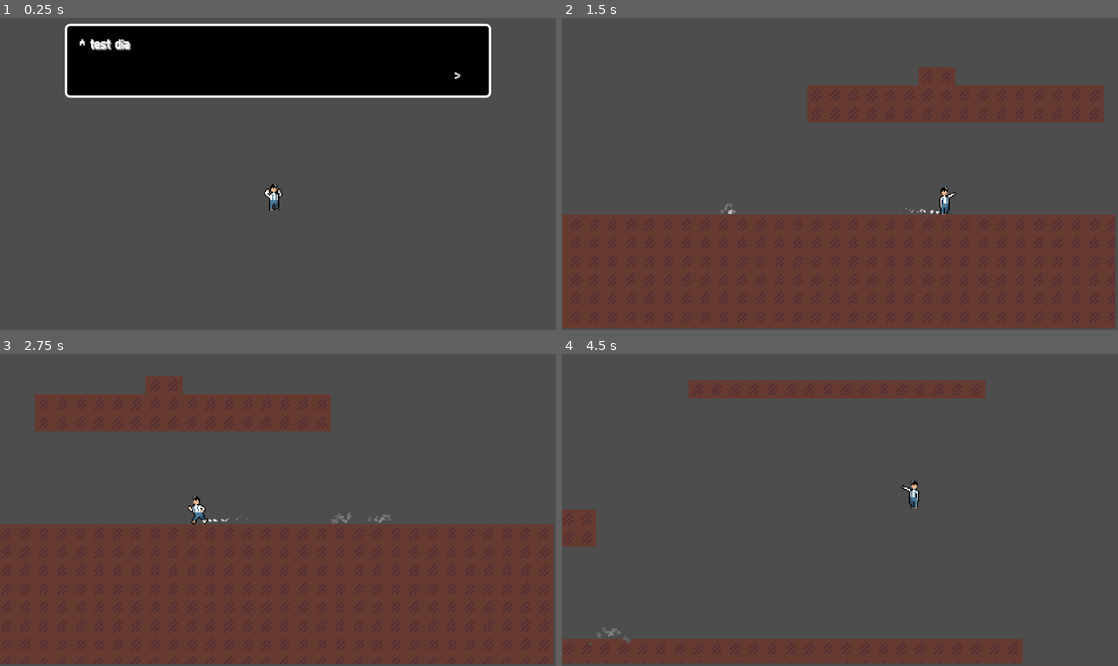
Above: before the commit, frames 1-4 (two rows, left to right).
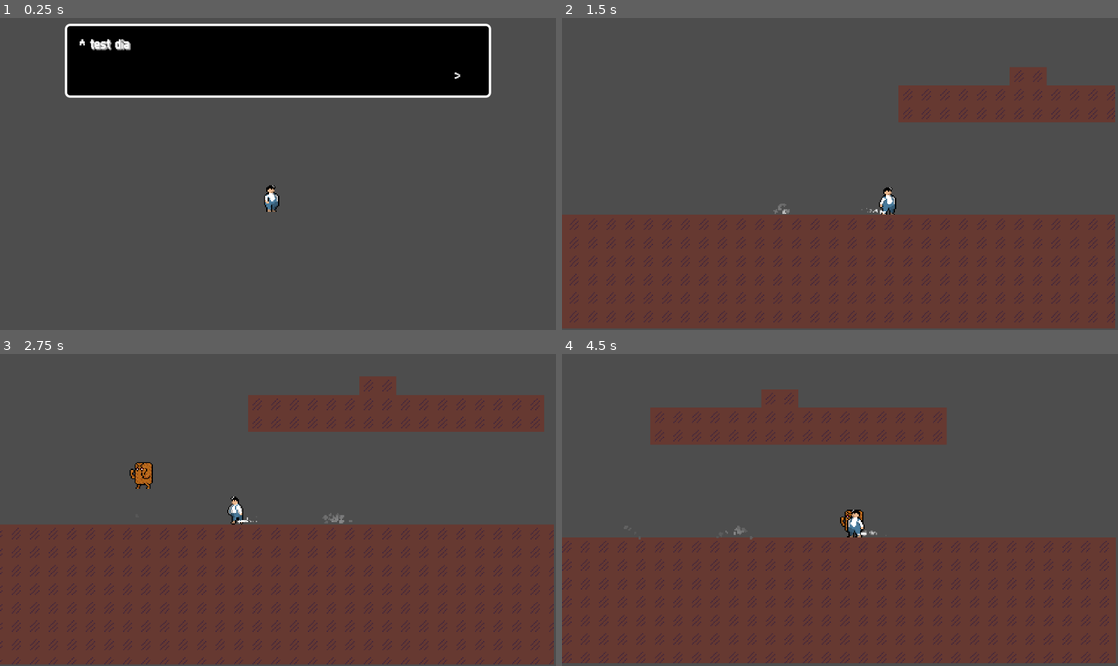
Above: after the commit, the same moments.

Repository: tixvage/bgj25.2
Game: Godot game, scene res://scenes/main.tscn
Same seed, same stepped clock (60 frames per second), same inputs: the game is played once before the commit and once after it. The engine's default icon, where the game draws it, is replaced by a stand-in: a white triangle on a blue panel in a dark square. Sound files missing from this copy of the repository are replaced by a short silence.
Inputs (mouse positions are in pixels of both pictures, inside the frame that each line leads up to):
- Up to frame 1 (0.25 s): no input
- Up to frame 2 (1.5 s): move the mouse to (962, 158) at 0.52 s; hold D (move_right) from 0.53 s (still down); click (962, 158) at 0.6 s; tap W (move_up) at 0.77 s; move the mouse to (728, 189) at 1.27 s; click (728, 189) at 1.35 s
- Up to frame 3 (2.75 s): tap W (move_up) at 1.52 s; move the mouse to (333, 441) at 2.02 s; release D (move_right) at 2.03 s; hold A (move_left) from 2.03 s (still down); click (333, 441) at 2.1 s
- Up to frame 4 (4.5 s): move the mouse to (812, 572) at 2.77 s; release A (move_left) at 2.78 s; hold D (move_right) 2.78-4.28 s; click (812, 572) at 2.85 s; tap W (move_up) at 3.02, 3.77 s; move the mouse to (1006, 556) at 3.52 s; click (1006, 556) at 3.6 s; move the mouse to (673, 463) at 4.27 s; hold A (move_left) from 4.28 s (still down); click (673, 463) at 4.35 s

The runs differ from the first frame. In frame 1, 0.2% of the frame differs, in the area x 47-51%, y 53-63%; in frame 2, 6.9%; in frame 3, 15%; in frame 4, 45%, in the area x 0-100%, y 8-100%.

Commit message:
combat tweaks

Diff:
--- /dev/null
+++ b/particles/blood.tscn
@@ -0,0 +1,27 @@
+[gd_scene load_steps=3 format=3 uid="uid://dslcutixyex48"]
+
+[ext_resource type="Texture2D" uid="uid://d3whcce765157" path="res://assets/sprite/blood.png" id="1_aas14"]
+
+[sub_resource type="Curve" id="Curve_ap6w7"]
+_data = [Vector2(0.00328948, 1), 0.0, 0.0, 0, 0, Vector2(0.960526, 0.515313), 0.0, 0.0, 0, 0]
+point_count = 2
+
+[node name="Blood" type="CPUParticles2D"]
+z_index = 50
+z_as_relative = false
+emitting = false
+amount = 16
+texture = ExtResource("1_aas14")
+lifetime = 0.2
+one_shot = true
+explosiveness = 1.0
+spread = 25.0
+gravity = Vector2(0, 100)
+initial_velocity_min = 1.0
+initial_velocity_max = 200.0
+angle_min = -180.0
+angle_max = 180.0
+scale_amount_min = 0.1
+scale_amount_max = 0.3
+scale_amount_curve = SubResource("Curve_ap6w7")
+color = Color(0.877346, 3.87453e-06, 1.2514e-06, 1)
--- a/scenes/demo_world.tscn
+++ b/scenes/demo_world.tscn
@@ -10,9 +10,11 @@
 [ext_resource type="PackedScene" uid="uid://bqwybcstswvf5" path="res://particles/explosion.tscn" id="4_qtveh"]
 [ext_resource type="Script" uid="uid://beq2ccoyulos6" path="res://scripts/camera.gd" id="4_tccpi"]
 [ext_resource type="PackedScene" uid="uid://c8acbe161127y" path="res://particles/jump_end.tscn" id="5_ll1pc"]
+[ext_resource type="PackedScene" uid="uid://dslcutixyex48" path="res://particles/blood.tscn" id="6_ui73o"]
 [ext_resource type="PackedScene" uid="uid://bfxyd2q71orbl" path="res://scenes/enemy_lotus.tscn" id="7_1464v"]
 [ext_resource type="Texture2D" uid="uid://umdvyh0mljrl" path="res://assets/sprite/biscuithunter123mitani-sheet.png" id="8_4qpdp"]
 [ext_resource type="PackedScene" uid="uid://f8k4ilqwn418" path="res://particles/move.tscn" id="11_33be7"]
+[ext_resource type="Shader" uid="uid://wykxxfv30sal" path="res://shaders/flash.gdshader" id="13_jgk0q"]
 
 [sub_resource type="TileSetAtlasSource" id="TileSetAtlasSource_tccpi"]
 texture = ExtResource("1_25m8j")
@@ -101,6 +103,12 @@
 scene = ExtResource("5_ll1pc")
 metadata/_custom_type_script = "uid://oovhr5r2b6c5"
 
+[sub_resource type="Resource" id="Resource_jgk0q"]
+script = ExtResource("3_cwcxc")
+type = 3
+scene = ExtResource("6_ui73o")
+metadata/_custom_type_script = "uid://oovhr5r2b6c5"
+
 [sub_resource type="Resource" id="Resource_25m8j"]
 script = ExtResource("2_70cc3")
 move_speed = 300.0
@@ -134,6 +142,14 @@
 [sub_resource type="RectangleShape2D" id="RectangleShape2D_1464v"]
 size = Vector2(30, 10)
 
+[sub_resource type="ShaderMaterial" id="ShaderMaterial_ll1pc"]
+resource_local_to_scene = true
+shader = ExtResource("13_jgk0q")
+shader_parameter/flash_light = Vector4(1, 1, 1, 1)
+shader_parameter/flash_amount = 0.0
+shader_parameter/line_color = Vector4(1, 1, 1, 1)
+shader_parameter/line_scale = 0.0
+
 [sub_resource type="AtlasTexture" id="AtlasTexture_n31jq"]
 atlas = ExtResource("8_4qpdp")
 region = Rect2(0, 408, 24, 24)
@@ -666,7 +682,7 @@
 [node name="ParticleSpawner" type="Node2D" parent="." node_paths=PackedStringArray("pool")]
 script = ExtResource("2_n31jq")
 pool = NodePath("../ParticlePool")
-particles = Array[ExtResource("3_cwcxc")]([SubResource("Resource_qtveh"), SubResource("Resource_33be7")])
+particles = Array[ExtResource("3_cwcxc")]([SubResource("Resource_qtveh"), SubResource("Resource_33be7"), SubResource("Resource_jgk0q")])
 
 [node name="EnemyPool" type="Node2D" parent="."]
 
@@ -704,9 +720,6 @@
 collision_layer = 2
 script = ExtResource("1_hym41")
 player_datas = Array[ExtResource("2_70cc3")]([SubResource("Resource_25m8j"), SubResource("Resource_4qpdp"), SubResource("Resource_n31jq")])
-ground_accel = null
-air_accel = null
-coyote_time = null
 
 [node name="Root" type="Node2D" parent="Player"]
 
@@ -727,6 +740,7 @@
 shape = SubResource("RectangleShape2D_1464v")
 
 [node name="AnimatedSprite2D" type="AnimatedSprite2D" parent="Player/Root"]
+material = SubResource("ShaderMaterial_ll1pc")
 sprite_frames = SubResource("SpriteFrames_1464v")
 animation = &"run_1"
 
@@ -744,6 +758,10 @@
 
 [node name="GhostSpawnTimer" type="Timer" parent="Player"]
 wait_time = 0.02
+
+[node name="ShaderTimer" type="Timer" parent="Player"]
+wait_time = 0.1
+one_shot = true
 
 [node name="Body" type="Area2D" parent="Player" groups=["Player"]]
 
@@ -753,3 +771,4 @@
 [connection signal="animation_changed" from="Player/Root/AnimatedSprite2D" to="Player" method="_on_animated_sprite_2d_animation_changed"]
 [connection signal="animation_finished" from="Player/Root/AnimatedSprite2D" to="Player" method="_on_animated_sprite_2d_animation_finished"]
 [connection signal="timeout" from="Player/GhostSpawnTimer" to="Player" method="_on_ghost_spawn_timer_timeout"]
+[connection signal="timeout" from="Player/ShaderTimer" to="Player" method="_on_shader_timer_timeout"]
--- a/scenes/enemy_bandim.tscn
+++ b/scenes/enemy_bandim.tscn
@@ -9,6 +9,7 @@
 script = ExtResource("2_78ggm")
 type = 1
 xp_gain = 20
+xp_steal = 0.0
 metadata/_custom_type_script = "uid://cper3rsha37eo"
 
 [sub_resource type="RectangleShape2D" id="RectangleShape2D_nq4ng"]
--- a/scenes/enemy_lotus.tscn
+++ b/scenes/enemy_lotus.tscn
@@ -9,6 +9,7 @@
 script = ExtResource("2_gqwvd")
 type = 0
 xp_gain = 20
+xp_steal = 0.0
 metadata/_custom_type_script = "uid://cper3rsha37eo"
 
 [sub_resource type="RectangleShape2D" id="RectangleShape2D_1464v"]
@@ -230,6 +231,9 @@
 [node name="CollisionShape2D" type="CollisionShape2D" parent="Root/Hand"]
 shape = SubResource("RectangleShape2D_ocnnu")
 
+[node name="BloodMarker" type="Marker2D" parent="Root/Hand"]
+position = Vector2(-1, -6)
+
 [connection signal="timeout" from="FlashTimer" to="." method="_on_flash_timer_timeout"]
 [connection signal="area_exited" from="PlayeerChaseExitArea" to="." method="_on_player_chase_exit_area_area_exited"]
 [connection signal="area_entered" from="PlayerChaseArea" to="." method="_on_player_chase_area_area_entered"]
--- a/scenes/main.tscn
+++ b/scenes/main.tscn
@@ -51,17 +51,27 @@
 type = 3
 sound_effect = ExtResource("7_a8y0u")
 volume = -10
-pitch_scale = 1.0
+pitch_scale = 3.0
 pitch_randomness = 0.3
 metadata/_custom_type_script = "uid://d5tjmlelqgaf"
 
 [sub_resource type="Resource" id="Resource_jbj1t"]
 script = ExtResource("3_sugp2")
 limit = 5
+type = 5
+sound_effect = ExtResource("7_a8y0u")
+volume = -15
+pitch_scale = 4.0
+pitch_randomness = 0.0
+metadata/_custom_type_script = "uid://d5tjmlelqgaf"
+
+[sub_resource type="Resource" id="Resource_muem4"]
+script = ExtResource("3_sugp2")
+limit = 5
 type = 4
 sound_effect = ExtResource("7_a8y0u")
 volume = -10
-pitch_scale = 3.0
+pitch_scale = 1.0
 pitch_randomness = 0.0
 metadata/_custom_type_script = "uid://d5tjmlelqgaf"
 
@@ -76,7 +86,7 @@
 
 [node name="AudioManager" type="Node" parent="."]
 script = ExtResource("2_0wfyh")
-sound_effects = Array[ExtResource("3_sugp2")]([SubResource("Resource_jyhfs"), SubResource("Resource_ya4ey"), SubResource("Resource_a8y0u"), SubResource("Resource_jkv2x"), SubResource("Resource_jbj1t")])
+sound_effects = Array[ExtResource("3_sugp2")]([SubResource("Resource_jyhfs"), SubResource("Resource_ya4ey"), SubResource("Resource_a8y0u"), SubResource("Resource_jkv2x"), SubResource("Resource_jbj1t"), SubResource("Resource_muem4")])
 
 [node name="WindowManager" type="Node" parent="."]
 script = ExtResource("5_tbgi4")
--- a/scripts/enemy_lotus.gd
+++ b/scripts/enemy_lotus.gd
@@ -18,7 +18,9 @@
 const KNOCKBACK_FORCE_Y: float = -30.0
 const KNOCKBACK_TIME: float = 0.7
 const IDLE_TIME: float = 1.0
-const HIT_TIME: float = 1.0
+const HIT_ANIM_TIME: float = 1.0
+const HIT_TIME: float = HIT_ANIM_TIME / 5.0
+const MAX_HIT: float = 10.0
 const MAX_CHASE_BEFORE_ESCAPE: int = 3
 
 var accel: float = 200.0
@@ -31,6 +33,7 @@
 var need_new_target: bool = true
 var skipped_possible_jump: bool = false
 var idle_timer: float = IDLE_TIME
+var hit_anim_timer: float = HIT_ANIM_TIME
 var hit_timer: float = HIT_TIME
 var player_offset: float = 0.0
 var first_chase: bool = true
@@ -44,6 +47,7 @@
 @onready var optional_jump_ray: RayCast2D = $Root/OptionalJumpRay
 @onready var head_ray: RayCast2D = $Root/HeadRay
 @onready var hand: Area2D = $Root/Hand
+@onready var blood_marker: Marker2D = $Root/Hand/BloodMarker
 
 func change_state(new_state: State) -> void:
 	last_state = state
@@ -56,6 +60,7 @@
 			first_chase = false
 			chase_count = 0
 	elif state == State.HIT:
+		hit_anim_timer = HIT_ANIM_TIME
 		hit_timer = HIT_TIME
 	elif state == State.IDLE:
 		idle_timer = IDLE_TIME
@@ -171,14 +176,19 @@
 				player_offset = randf_range(10.0, player_offset)
 				change_state(State.HIT)
 	elif state == State.HIT:
+		hit_anim_timer -= delta
 		hit_timer -= delta
 		if hit_timer < 0:
+			hit_timer = HIT_TIME
 			var areas := hand.get_overlapping_areas()
 			for area in areas:
 				if area.is_in_group("Player"):
 					var player := area.get_parent()
 					player.damage(data.xp_steal)
+					Global.audio_manager.create_audio(SoundEffect.Type.HIT_ENEMY)
+					Global.particle_manager.spawn(Particle.Type.BLOOD, blood_marker.global_position, Global.player_manager.player)
 					break
+		if hit_anim_timer < 0:
 			change_state(State.CHASE)
 	elif state == State.DIE:
 		velocity.x = 0
--- a/scripts/enemy_spawner.gd
+++ b/scripts/enemy_spawner.gd
@@ -38,4 +38,4 @@
 		random_spawn_timer -= delta
 	else:
 		random_spawn_timer = random_spawn_time
-		spawn_enemy_type(Global.rng.randi() % 2)
+		spawn_enemy_type(EnemySpawner.Type.LOTUS)#Global.rng.randi() % 2)
--- a/scripts/particle.gd
+++ b/scripts/particle.gd
@@ -4,7 +4,8 @@
 enum Type {
 	HIT = 0,
 	DASH_END,
-	JUMP_END
+	JUMP_END,
+	BLOOD,
 }
 
 @export var type: Type
--- a/scripts/particle_manager.gd
+++ b/scripts/particle_manager.gd
@@ -7,10 +7,11 @@
 	Global.particle_manager = self
 
 
-func spawn(type: Particle.Type, spawn_position: Vector2) -> void:
+func spawn(type: Particle.Type, spawn_position: Vector2, child: Node2D = null) -> void:
 	var particle_instance = spawner.particle_dict[type].scene.instantiate()
 	particle_instance.emitting = true
-	spawner.pool.add_child(particle_instance)
+	var pool = child if child else spawner.pool
+	pool.add_child(particle_instance)
 	particle_instance.global_position = spawn_position
 
 
--- a/scripts/player.gd
+++ b/scripts/player.gd
@@ -11,19 +11,21 @@
 const DASH_LIMIT: float = 150.0
 const SHAKE_FORCE: float = 1.0
 
+@onready var shader_timer: Timer = $ShaderTimer
+@onready var dash_ray: RayCast2D = $DashRay
+@onready var ghost_spawn_timer: Timer = $GhostSpawnTimer
+@onready var dash_damage_area: Area2D = $DashDamageArea
+@onready var dash_damage_collision: CollisionShape2D = $DashDamageArea/CollisionShape2D
 @onready var root: Node2D = $Root
 #@onready var sprite: Sprite2D = $Root/Sprite2D
 @onready var feet_mid: Node2D = $Root/FeetMid
 @onready var move_particle: CPUParticles2D = $Root/MoveParticle
 @onready var sprite: AnimatedSprite2D = $Root/AnimatedSprite2D
 @onready var hand_area: Area2D = $Root/HandArea
-@onready var dash_ray: RayCast2D = $DashRay
-@onready var ghost_spawn_timer: Timer = $GhostSpawnTimer
-@onready var dash_damage_area: Area2D = $DashDamageArea
-@onready var dash_damage_collision: CollisionShape2D = $DashDamageArea/CollisionShape2D
 
 @onready var player_ghost_scene := preload("res://scenes/player_ghost.tscn")
 
+var xp: float = 0.0
 var current_data: int
 var is_dashing: bool = false
 var is_falling: bool = false
@@ -36,7 +38,7 @@
 
 func _ready() -> void:
 	Global.player_manager.player = self
-	change_data(0)
+	change_data(2)
 
 
 func get_animation() -> String:
@@ -50,6 +52,15 @@
 func change_data(new_data: int) -> void:
 	current_data = new_data
 	dash_damage_collision.shape.size = data.damage_area
+
+
+func damage(xp_steal: float) -> void:
+	xp -= xp_steal
+	shader_timer.start()
+	sprite.material.set_shader_parameter("flash_light", Vector4(1.0, 0.0, 0.0, 1.0))
+	sprite.material.set_shader_parameter("flash_amount", 0.9)
+	Global.camera_manager.shake(SHAKE_FORCE * 0.6, 10)
+
 
 
 func get_current_data() -> PlayerData:
@@ -182,3 +193,9 @@
 	var anim := get_animation()
 	if anim in ["dash_end"]:
 		locked = true
+
+
+func _on_shader_timer_timeout() -> void:
+	sprite.material.set_shader_parameter("flash_amount", 0.0)
+	sprite.material.set_shader_parameter("flash_light", Vector4(1.0, 1.0, 1.0, 1.0))
+	sprite.material.set_shader_parameter("line_scale", 0.0)
--- a/scripts/sound_effect.gd
+++ b/scripts/sound_effect.gd
@@ -6,6 +6,7 @@
 	DASH_START,
 	DASH_END,
 	HIT,
+	HIT_ENEMY,
 	MISS,
 }
 
Binary file added: assets/sprite/blood.png
Not shown, added: assets/sprite/blood.png.import
Not shown: 1 places in scenes/demo_world.tscn that only renumber resources
Not shown: 1 places in scenes/main.tscn that only renumber resources
